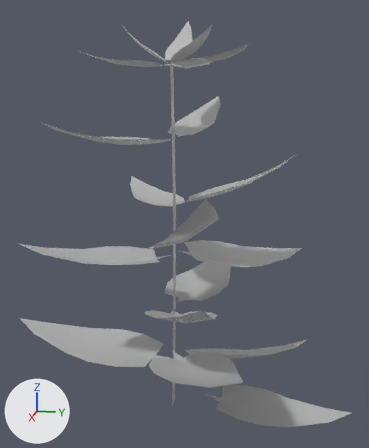
Renders of the FBX model ValleyProduction/Assets/_Art/Meshes/Environment/Forest/Nettle/SM_Nettle_01_LOD1.fbx from each side of a commit.
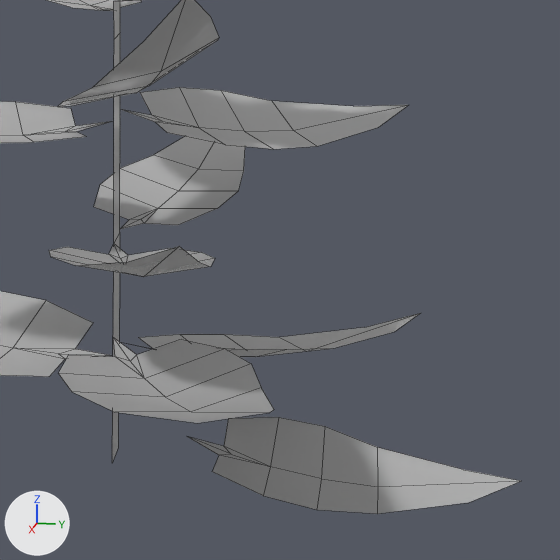
Each version is shown whole from a camera (50 mm lens) standing at (1.727, 0.388, 1.144) and looking at (-0.028, 0.037, 0.706), then close up on the part from 33% to 100% of the width and 45% to 100% of the height. Arrows for +X, +Y and +Z are at lower left; the lights stay in place. The close-ups show mesh edges as thin lines. Where no turn or scale is listed for an object, it has been applied to the vertices.

In view in the first close-up: 'SM_Nettle_01_LOD1'.
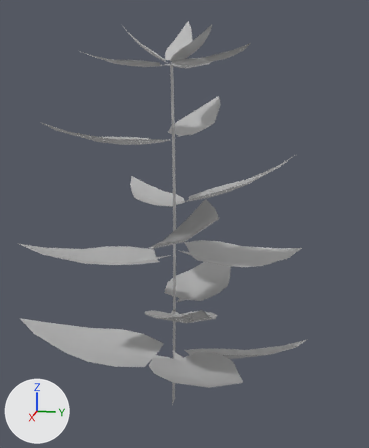
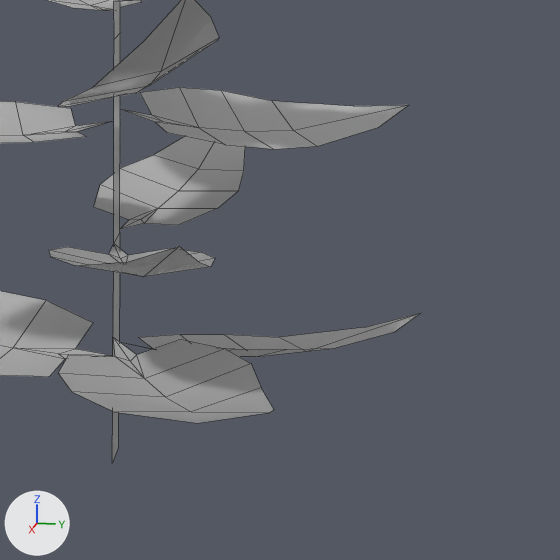
Changed parts and their boxes (x1, y1, x2, y2) in the close-ups (560 x 560 px):
'SM_Nettle_01_LOD1', reshaped: before (0, 0, 521, 514); after (0, 0, 420, 463)
part 1 of me_mesh, deleted: before (188, 417, 521, 514)

What changed in the scene script:
```text
Change me_mesh:
    where me_mesh.from_pydata(...)  # 344 vertices, 220 faces; spans x -0.562..0.516, y -0.653..0.662, z 0.0..1.406
    used by ob_sm_nettle_01_lod1; location = (0.002, 0.0, 0.0)
    me_mesh part 1: the loose piece of 18 vertices spanning x -0.117..0.122, y 0.123..0.662, z 0.0..0.051 is deleted
```
